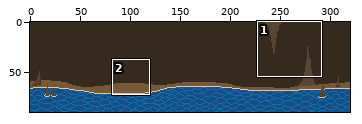
Sprite sheet: assets/cave_background.png. Above, an overview of the earlier version with the close-up marked.
Close-up. Old version:
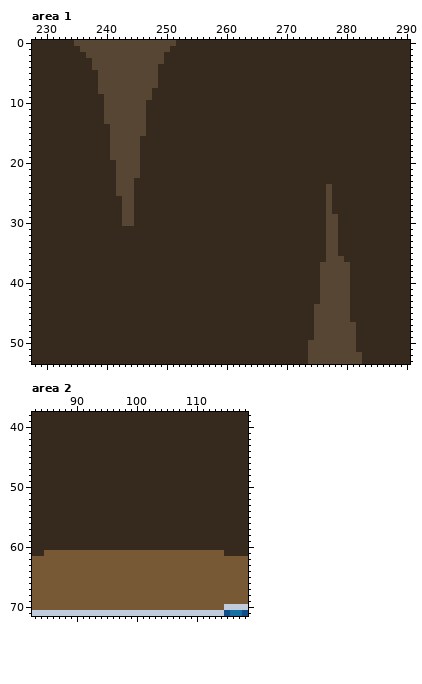
The file is 320x90 pixels. Shown: area 1: x 228..290, y 0..53; area 2: x 83..118, y 38..71.
After:
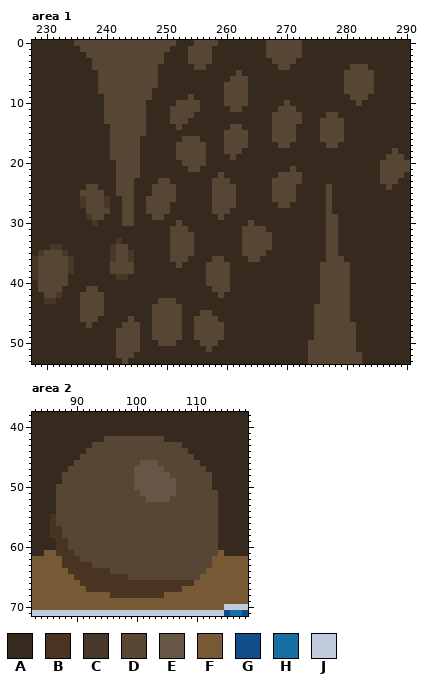
Palette (. is transparent): A #362a1e  B #493422  C #473828  D #574633  E #655645  F #775935  G #124e89  H #1770a3  J #c0cbdc
Diff:
Changed rows in their new state; - is an unchanged pixel.
Area 1:
first column x 228:
 0 ---------------------------DDDD--------DDDDDD------------------
 1 --------------------------DDDD---------DDDDDD------------------
 2 --------------------------DDDD---------DDDDDD------------------
 3 --------------------------DDDD----------DDDD-------------------
 4 ---------------------------DD------------DD----------DDD-------
 5 ----------------------------------D-----------------DDDDD------
 6 ---------------------------------DDD----------------DDDDD------
 7 --------------------------------DDDD----------------DDDDD------
 8 --------------------------------DDDD----------------DDDDD------
 9 --------------------------D-----DDDD-----------------DDD-------
10 ------------------------DDDD----DDDD------D-----------D--------
11 -----------------------DDDDD-----DD------DDD-------------------
12 -----------------------DDDD-------------DDDDD----DD------------
13 -----------------------DDD--------------DDDDD---DDDD-----------
14 ------------------------D--------DD-----DDDD----DDDD-----------
15 --------------------------------DDDD----DDDD----DDDD-----------
16 -------------------------DDD----DDDD----DDDD----DDDD-----------
17 ------------------------DDDDD---DDDD-----DD------DD------------
18 ------------------------DDDDD---DDD-------------------------D--
19 ------------------------DDDDD----D-------------------------DDD-
20 -------------------------DDDD-----------------------------DDDDD
21 --------------------------DD---------------D--------------DDDDD
22 -------------------------------D---------DDDD-------------DDDD-
23 ---------------------DD-------DDD-------DDDDD-------------DDD--
24 ---------DD---------DDDD------DDDD------DDDD---------------D---
25 --------DDDD--------DDDD------DDDD------DDDD-------------------
26 --------CDDDC------DDDDD------DDDD------DDDD-------------------
27 --------CDDDC------DDDD-------DDDD-------DD--------------------
28 ---------DDDD------DDDD-------DDD------------------------------
29 ---------CDD--------DD---------D-------------------------------
30 ----------C-------------D-----------D--------------------------
31 -----------------------DDD---------DDDD------------------------
32 -----------------------DDDD--------DDDDD-----------------------
33 --------------C--------DDDD--------DDDDD-----------------------
34 ---CC--------CDD-------DDDD--------DDDDD-----------------------
35 -CDDDC-------CDDC------DDDD--------DDDD------------------------
36 CDDDDDC------CDDC------DDD----DD----DD-------------------------
37 CDDDDDC------DDDD-------D----DDDD------------------------------
38 CDDDDDC------DDDD------------DDDD------------------------------
39 CDDDDD--------CC-------------DDDD------------------------------
40 -DDDDD-----------------------DDDD------------------------------
41 -DDDD----DD-------------------DDD------------------------------
42 --DDC---DDDD-------------------D-------------------------------
43 --CC----DDDD---------DDD---------------------------------------
44 --------DDDD--------DDDDD--------------------------------------
45 --------DDDD--------DDDDD---DD---------------------------------
46 --------DDD-----D---DDDDD--DDDD--------------------------------
47 ---------D-----DDD--DDDDD--DDDDD-------------------------------
48 --------------DDDD--DDDDD--DDDDD-------------------------------
49 --------------DDDD--DDDDD--DDDDD-------------------------------
50 --------------DDDD---DDD----DDD--------------------------------
51 --------------DDDD-----------D---------------------------------
52 --------------DDD----------------------------------------------
53 ---------------D-----------------------------------------------
Area 2:
first column x 86:
42 ---------DDDDDDDDDD---------
43 -------DDDDDDDDDDDDDDD------
44 ------DDDDDDDDDDDDDDDDD-----
45 -----DDDDDDDDDDDDDDDDDDD----
46 ----DDDDDDDDDDDEEEDDDDDDD---
47 ---DDDDDDDDDDDEEEEEDDDDDDD--
48 --DDDDDDDDDDDDEEEEEEDDDDDDD-
49 --DDDDDDDDDDDDEEEEEEEDDDDDD-
50 -DDDDDDDDDDDDDEEEEEEEDDDDDD-
51 -DDDDDDDDDDDDDDEEEEEEDDDDDDD
52 -DDDDDDDDDDDDDDDEEEEDDDDDDDD
53 -DDDDDDDDDDDDDDDDDDDDDDDDDDD
54 -DDDDDDDDDDDDDDDDDDDDDDDDDDD
55 BDDDDDDDDDDDDDDDDDDDDDDDDDDD
56 BDDDDDDDDDDDDDDDDDDDDDDDDDDD
57 BBDDDDDDDDDDDDDDDDDDDDDDDDDD
58 BBDDDDDDDDDDDDDDDDDDDDDDDDDD
59 -BBDDDDDDDDDDDDDDDDDDDDDDDDD
60 -BBDDDDDDDDDDDDDDDDDDDDDDDDD
61 -BBBDDDDDDDDDDDDDDDDDDDDDDDD
62 --BBBDDDDDDDDDDDDDDDDDDDDDD-
63 --BBBBBDDDDDDDDDDDDDDDDDDDD-
64 ---BBBBBBBDDDDDDDDDDDDDDDD--
65 ----BBBBBBBBBDDDDDDDDDDDD---
66 -----BBBBBBBBBBBBBBBBBBB----
67 ------BBBBBBBBBBBBBBBB------
68 ----------BBBBBBBBB---------
Pixel boxes of the changes (left, top, right, bottom) in both close-ups:
changed: (32, 40, 302, 364)
changed: (320, 64, 374, 148)
changed: (380, 148, 410, 190)
changed: (50, 436, 218, 598)
